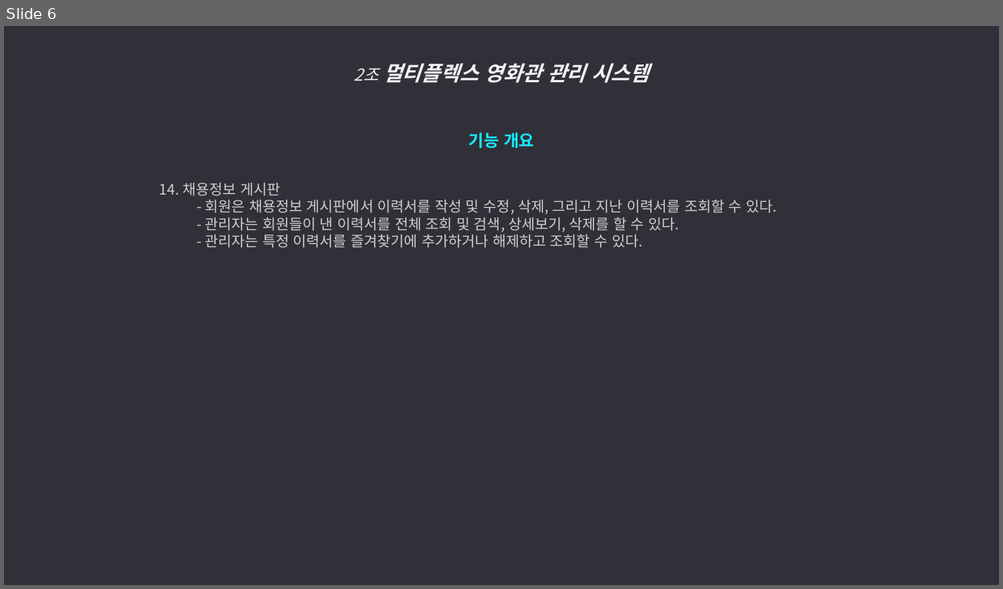
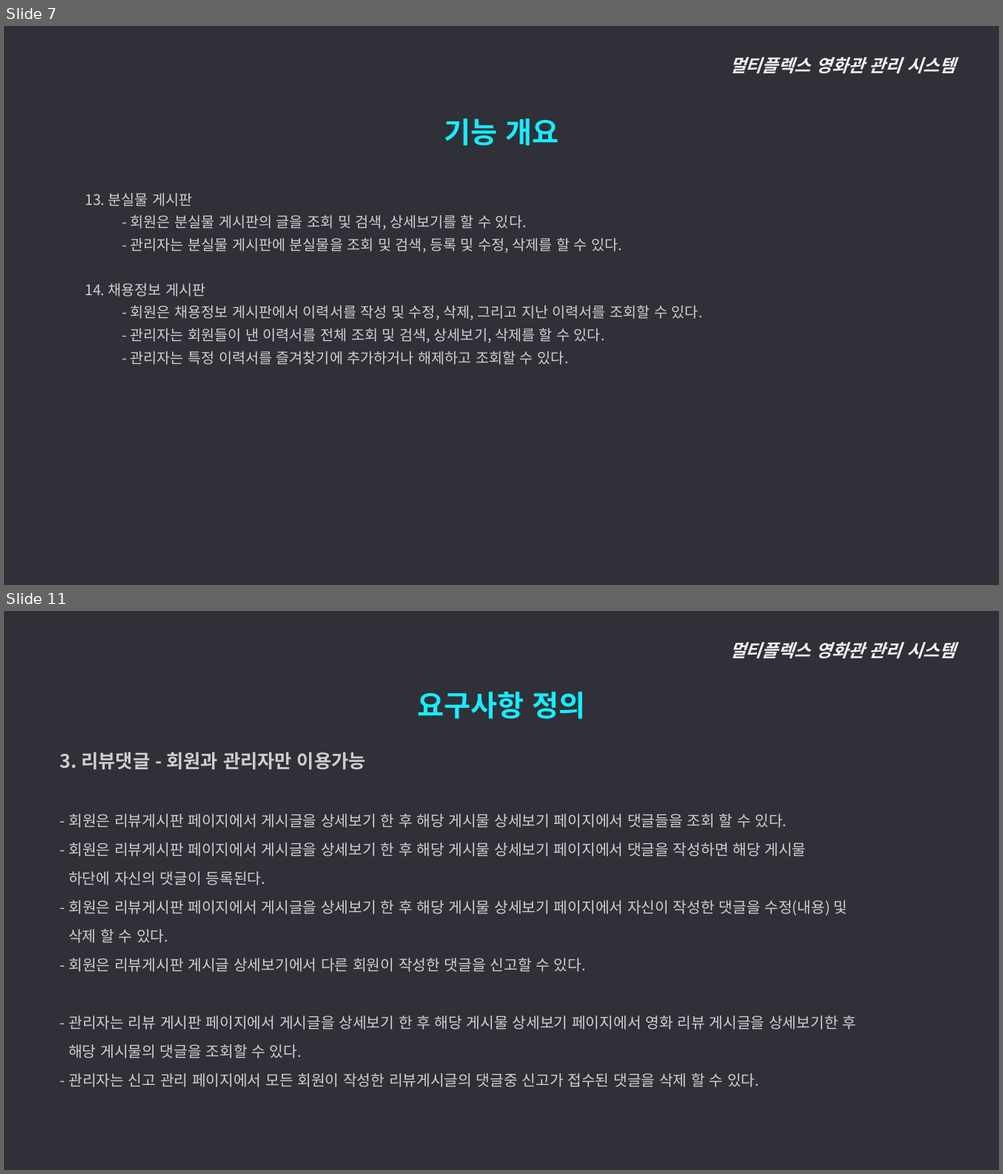
Before and after one commit to ywc-412/MultiplexTeamProject, a slide deck: 2조 시스템개요, 요구사항 정의.pptx. Shown one above the other, each under a label of ours: slide 6 before the commit, slides 7 and 11 after it; the slides between them are not shown. The pictures are 1003x589 and 1003x1174 pixels, drawn with LibreOffice and Linux fonts; fonts in the diff are those of the drawing. Boxes give left, top, right and bottom in pixels: in the first picture for what was removed or moved away, otherwise in the second. Text is boxed around its words. In the diff, an @@ line names an element or a change of style, - is before the commit and + after.

Commit message:
요구사항정의 추가

```diff
--- a/2조 시스템개요, 요구사항 정의.pptx
+++ b/2조 시스템개요, 요구사항 정의.pptx
@@ slide 11 added at (4, 611, 999, 1170), background #303038 @@
@@ text added at (729, 642, 955, 658), 17 pt, text #F2F2F2, bold, italic @@
+멀티플렉스 영화관 관리 시스템
@@ text added at (417, 692, 585, 719), 28 pt, text #15EEFF, bold @@
+요구사항 정의
@@ text added at (60, 752, 856, 1088), 14.5 pt, text #D0CECE @@
+  3. 리뷰댓글 - 회원과 관리자만 이용가능
+  - 회원은 리뷰게시판 페이지에서 게시글을 상세보기 한 후 해당 게시물 상세보기 페이지에서 댓글들을 조회 할 수 있다.
+  - 회원은 리뷰게시판 페이지에서 게시글을 상세보기 한 후 해당 게시물 상세보기 페이지에서 댓글을 작성하면 해당 게시물
+  하단에 자신의 댓글이 등록된다.
+  - 회원은 리뷰게시판 페이지에서 게시글을 상세보기 한 후 해당 게시물 상세보기 페이지에서 자신이 작성한 댓글을 수정(내용) 및
+  삭제 할 수 있다.
+  - 회원은 리뷰게시판 게시글 상세보기에서 다른 회원이 작성한 댓글을 신고할 수 있다.
+  - 관리자는 리뷰 게시판 페이지에서 게시글을 상세보기 한 후 해당 게시물 상세보기 페이지에서 영화 리뷰 게시글을 상세보기한 후
+  해당 게시물의 댓글을 조회할 수 있다.
+  - 관리자는 신고 관리 페이지에서 모든 회원이 작성한 리뷰게시글의 댓글중 신고가 접수된 댓글을 삭제 할 수 있다.
@@ what was slide 6 is now slide 7 @@
@@ slide 7 changed as well @@
@@ text at (729, 57, 955, 73): text changed; size 20 to 17 pt @@
-2조 멀티플렉스 영화관 관리 시스템
+멀티플렉스 영화관 관리 시스템
@@ text added at (444, 118, 558, 146), 28 pt, text #15EEFF, bold @@
+기능 개요
@@ text "13. 분실물 게시판": place and size @@
-text "13. 분실물 게시판" at (159, 133, 777, 248)
+text "13. 분실물 게시판" at (85, 193, 703, 365)
@@ text at (85, 193, 622, 253): text changed; size 16 to 14 pt; text colour #15EEFF to #D0CECE; bold off @@
-기능 개요
+  13. 분실물 게시판
+    - 회원은 분실물 게시판의 글을 조회 및 검색, 상세보기를 할 수 있다.
+    - 관리자는 분실물 게시판에 분실물을 조회 및 검색, 등록 및 수정, 삭제를 할 수 있다.
@@ text at (85, 284, 703, 365): list level 4 to 2 in "14. 채용정보 게시판"; line spacing 1 to 1.3; list level 5 to 3 in "- 회원은 채용정보 게시판에서 이력서를 ..."; list level 5 to 3 in "- 관리자는 회원들이 낸 이력서를 ..."; list level 5 to 3 in "- 관리자는 특정 이력서를 즐겨찾기에 ..." @@
```
Also in this commit, not shown: 5 other slides changed, 10 other slides added, 1 other file.
